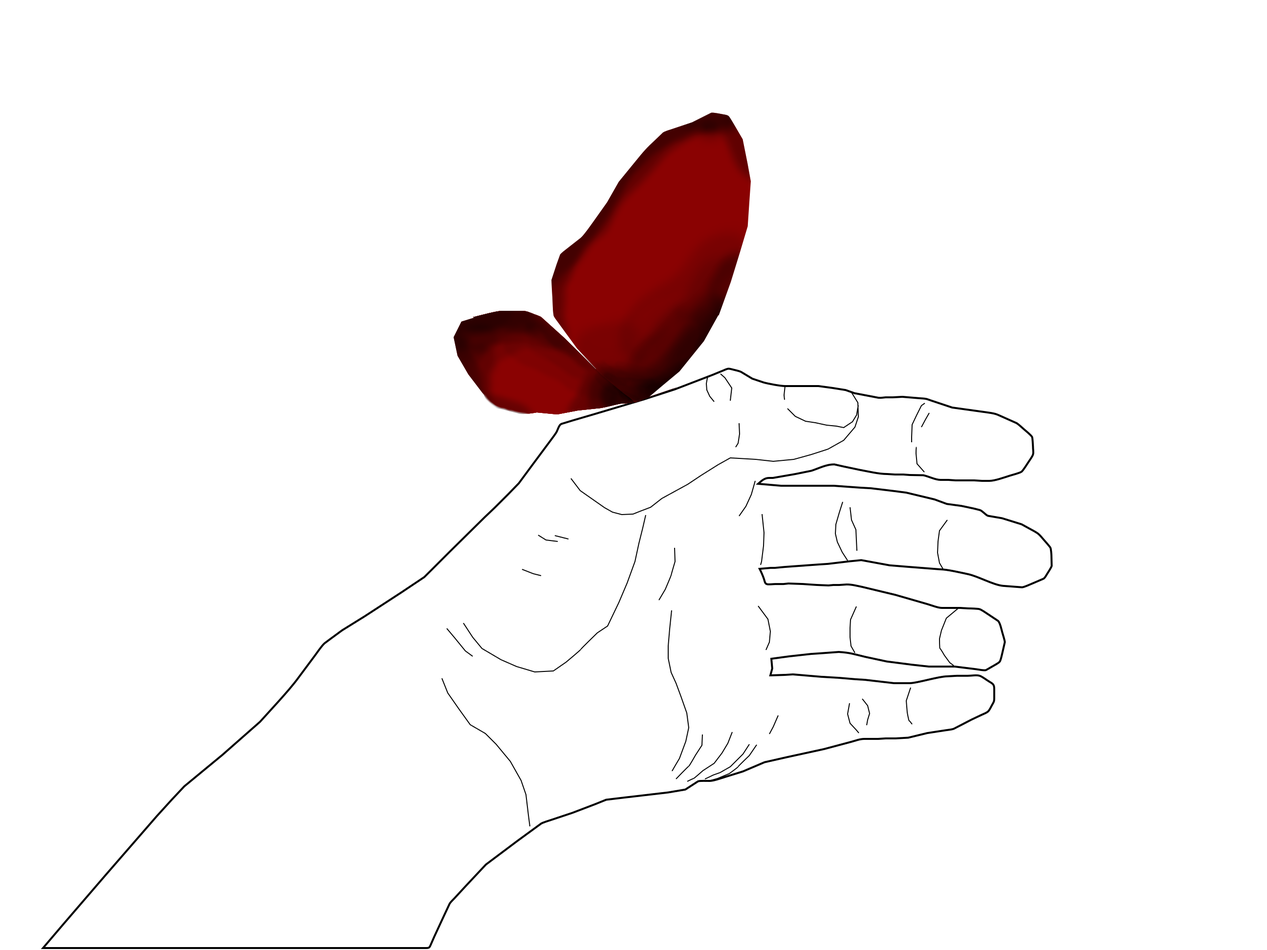
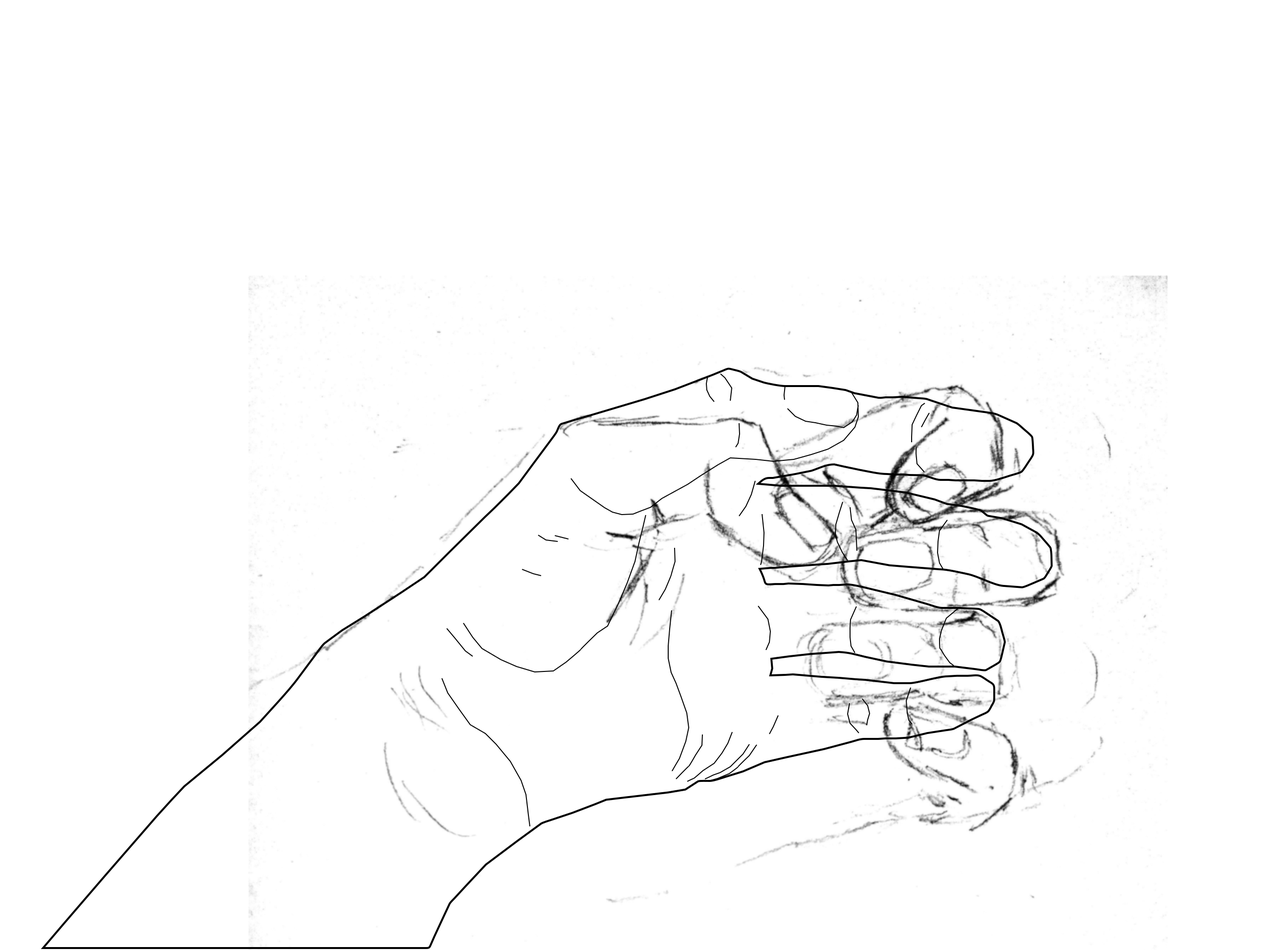
Comparing the layer stacks of the two w=1267, h=950 images. Changes:
moved "butterfly bottom right wing" into group "butterfly" over [453, 310, 643, 415]
moved "butterfly top right wing" into group "butterfly" over [551, 112, 751, 404]
added group "hand1" with 2 layers above "hand2" over [248, 367, 1053, 948]
moved "line outline" into group "hand1" over [441, 373, 959, 827]
moved "hand outline" into group "hand1" over [248, 367, 1053, 948]
renamed "hand shade" to "46462364_308598869746943_1077809986958000128_n.jpg", painted on it over [247, 275, 1168, 950]
